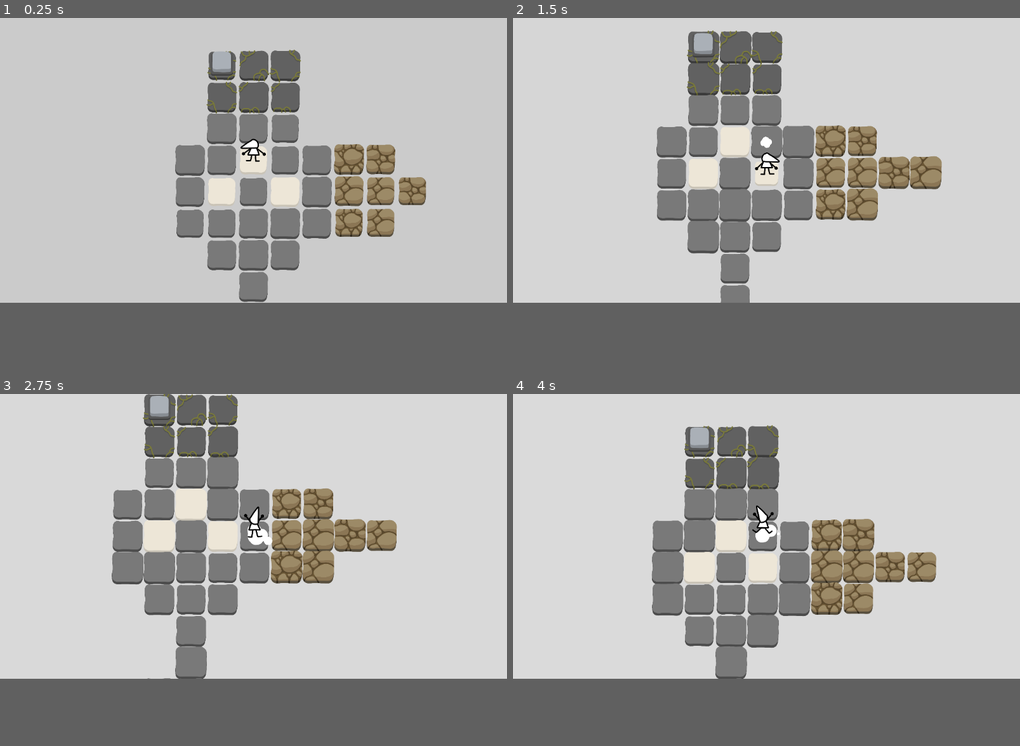
Above: before the commit, frames 1-4 (two rows, left to right).
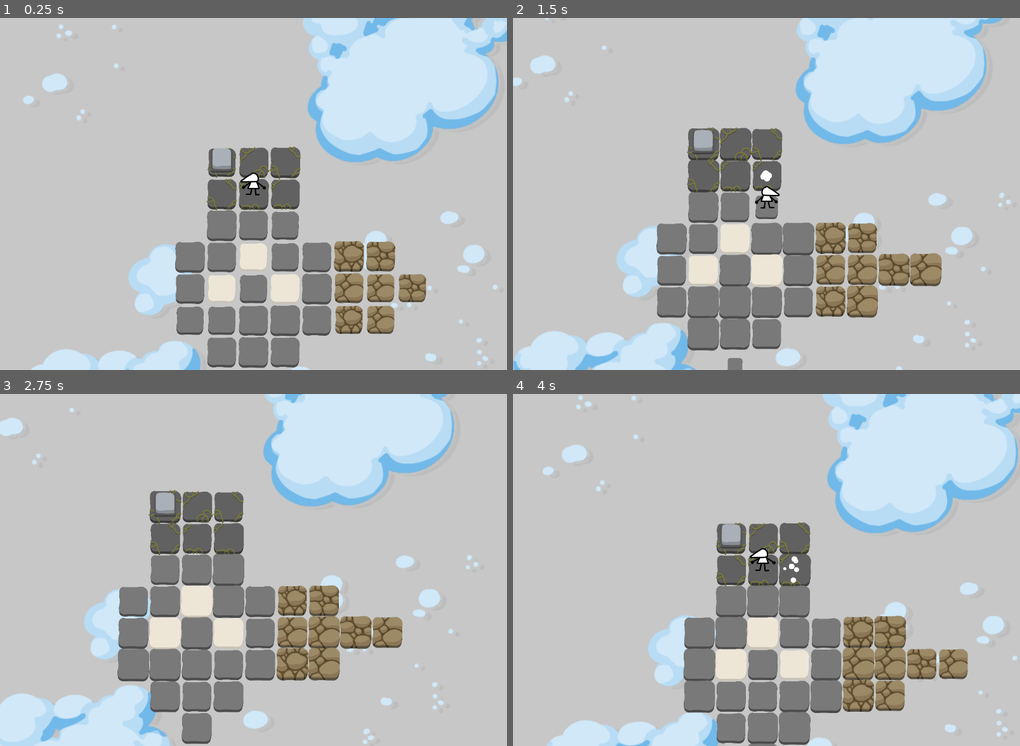
Above: after the commit, the same moments.

Repository: aznoqmous/gameoff-2024
Game: Godot game, scene res://scenes/game.tscn
Same seed, same stepped clock (60 frames per second), same inputs: the game is played once before the commit and once after it.
Inputs:
- Up to frame 1 (0.25 s): no input
- Up to frame 2 (1.5 s): hold Right (MoveRight) 0.53-1.28 s; tap Space (SwitchMode) at 0.6, 1.35 s; hold Down (MoveDown) from 1.28 s (still down)
- Up to frame 3 (2.75 s): release Down (MoveDown) at 2.03 s; hold Right (MoveRight) from 2.03 s (still down); tap Space (SwitchMode) at 2.1 s
- Up to frame 4 (4 s): release Right (MoveRight) at 2.78 s; hold Up (MoveUp) 2.78-3.53 s; tap Space (SwitchMode) at 2.85, 3.6 s; hold Left (MoveLeft) from 3.53 s (still down)
In our replay, the window is 799x449 before the commit and 799x555 after it. These sizes can differ from the game's own. Grey fills any space a smaller window leaves; there, only what the larger window draws over its background counts as a difference.

The runs differ from the first frame. In frame 1, 39% of the frame differs, in the area x 4-100%, y 0-100%; in frame 2, 42%; in frame 3, 42%; in frame 4, 43%, in the area x 5-100%, y 0-100%.

Commit message:
ugly tornado

Diff:
--- a/project.godot
+++ b/project.godot
@@ -18,6 +18,10 @@
 [audio]
 
 buses/default_bus_layout="res://resources/audio/default_bus_layout.tres"
+
+[display]
+
+window/size/viewport_height=800
 
 [input]
 
--- a/scenes/game.tscn
+++ b/scenes/game.tscn
@@ -10,6 +10,7 @@
 [ext_resource type="PackedScene" uid="uid://bdp2lpfyiwu40" path="res://scenes/sign.tscn" id="5_mc1l0"]
 [ext_resource type="PackedScene" uid="uid://b7t2q0dt6xcgn" path="res://scenes/tiles/tile-nature.tscn" id="6_rycf0"]
 [ext_resource type="Texture2D" uid="uid://33dsu0l7bl51" path="res://resources/sprites/symbols/jump.png" id="9_714xr"]
+[ext_resource type="PackedScene" uid="uid://y06bwyn3cqea" path="res://scenes/nature_particles.tscn" id="9_lygld"]
 [ext_resource type="PackedScene" uid="uid://44ius7w12rme" path="res://scenes/levels/level_nature_teacher.tscn" id="10_pwtql"]
 [ext_resource type="PackedScene" uid="uid://7bo0qg6aqda6" path="res://scenes/levels/level_nature_1.tscn" id="12_jfl5y"]
 [ext_resource type="PackedScene" uid="uid://b4loukqvarc2c" path="res://scenes/levels/level_mountain_teacher.tscn" id="13_7d6rc"]
@@ -19,6 +20,8 @@
 [ext_resource type="PackedScene" uid="uid://cqmsxnbricsy5" path="res://scenes/levels/spawn.tscn" id="15_fd4cq"]
 [ext_resource type="PackedScene" uid="uid://db5qlgw6ls16u" path="res://scenes/levels/level_mountain_3.tscn" id="15_ir2oa"]
 [ext_resource type="PackedScene" uid="uid://dcql1w2n5ulgu" path="res://scenes/levels/sanctuary.tscn" id="17_nerxj"]
+[ext_resource type="Script" path="res://scripts/background.gd" id="21_1k5mv"]
+[ext_resource type="Texture2D" uid="uid://bxu6tvve61n07" path="res://resources/sprites/clouds.png" id="21_37r75"]
 
 [node name="Game" type="Node2D"]
 y_sort_enabled = true
@@ -89,10 +92,10 @@
 activators = [NodePath("../../Items/Button")]
 
 [node name="Player" parent="." instance=ExtResource("1_2la08")]
-position = Vector2(1920, -4320)
-sightRadius = 6
+position = Vector2(1920, -4800)
 
 [node name="Sprite2D" type="Sprite2D" parent="Player"]
+visible = false
 modulate = Color(0.780392, 0.780392, 0.780392, 1)
 z_index = -10
 position = Vector2(0, -2.18279e-11)
@@ -105,6 +108,9 @@
 
 [node name="AudioListener2D" type="AudioListener2D" parent="Player"]
 current = true
+
+[node name="NatureParticles" parent="Player" instance=ExtResource("9_lygld")]
+visible = false
 
 [node name="JumpSign" parent="." instance=ExtResource("5_mc1l0")]
 position = Vector2(-14, -2726)
@@ -147,3 +153,17 @@
 
 [node name="Level1" parent="." instance=ExtResource("17_nerxj")]
 position = Vector2(1920, -4080)
+
+[node name="Background" type="Node2D" parent="."]
+script = ExtResource("21_1k5mv")
+
+[node name="ParallaxBackground" type="ParallaxBackground" parent="Background"]
+
+[node name="ParallaxLayer" type="ParallaxLayer" parent="Background/ParallaxBackground"]
+motion_scale = Vector2(0.9, 0.9)
+motion_mirroring = Vector2(4320, 4320)
+
+[node name="Sprite2D" type="Sprite2D" parent="Background/ParallaxBackground/ParallaxLayer"]
+scale = Vector2(4, 4)
+texture = ExtResource("21_37r75")
+centered = false
--- a/scenes/items/button.tscn
+++ b/scenes/items/button.tscn
@@ -1,8 +1,9 @@
-[gd_scene load_steps=8 format=3 uid="uid://dhgprbkhapw2i"]
+[gd_scene load_steps=9 format=3 uid="uid://dhgprbkhapw2i"]
 
 [ext_resource type="Script" path="res://scripts/tile_items/button_tile_item.gd" id="1_e1047"]
 [ext_resource type="Texture2D" uid="uid://b5o4lnmngik5" path="res://resources/sprites/button.png" id="2_3ncbm"]
-[ext_resource type="AudioStream" uid="uid://nbkdgfrr8tuq" path="res://resources/audio/placeholder.wav" id="3_3qq1x"]
+[ext_resource type="AudioStream" uid="uid://dbj22vjp85mvv" path="res://resources/audio/SFX/sfx_switch_on-001.wav" id="3_q6soa"]
+[ext_resource type="AudioStream" uid="uid://dn5i1o8kxb61" path="res://resources/audio/SFX/sfx_switch_off.wav" id="4_qa8dn"]
 
 [sub_resource type="AtlasTexture" id="AtlasTexture_n8fke"]
 atlas = ExtResource("2_3ncbm")
@@ -55,7 +56,7 @@
 shape = SubResource("CircleShape2D_61h34")
 
 [node name="EnterAudio" type="AudioStreamPlayer2D" parent="."]
-stream = ExtResource("3_3qq1x")
+stream = ExtResource("3_q6soa")
 
 [node name="ExitAudio" type="AudioStreamPlayer2D" parent="."]
-stream = ExtResource("3_3qq1x")
+stream = ExtResource("4_qa8dn")
--- a/scenes/items/tornado.tscn
+++ b/scenes/items/tornado.tscn
@@ -1,30 +1,18 @@
-[gd_scene load_steps=7 format=3 uid="uid://rqqiw0dq10kp"]
+[gd_scene load_steps=14 format=3 uid="uid://rqqiw0dq10kp"]
 
 [ext_resource type="Script" path="res://scripts/tile_items/tornado.gd" id="1_cfhno"]
-[ext_resource type="Texture2D" uid="uid://cp4w8dcnfg2xb" path="res://resources/sprites/particle-smoke.png" id="2_nstj3"]
+[ext_resource type="Texture2D" uid="uid://o2m5edjs8fbf" path="res://resources/sprites/tornado.png" id="2_tnkt6"]
 
 [sub_resource type="Animation" id="Animation_4sk8c"]
 resource_name = "Fall"
 length = 0.5
-tracks/0/type = "value"
+tracks/0/type = "method"
 tracks/0/imported = false
 tracks/0/enabled = true
-tracks/0/path = NodePath("Sprite2D:scale")
+tracks/0/path = NodePath(".")
 tracks/0/interp = 1
 tracks/0/loop_wrap = true
 tracks/0/keys = {
-"times": PackedFloat32Array(0, 0.5),
-"transitions": PackedFloat32Array(1, 1),
-"update": 0,
-"values": [Vector2(1, 1), Vector2(1e-05, 1e-05)]
-}
-tracks/1/type = "method"
-tracks/1/imported = false
-tracks/1/enabled = true
-tracks/1/path = NodePath(".")
-tracks/1/interp = 1
-tracks/1/loop_wrap = true
-tracks/1/keys = {
 "times": PackedFloat32Array(0.5),
 "transitions": PackedFloat32Array(1),
 "values": [{
@@ -35,24 +23,62 @@
 
 [sub_resource type="Animation" id="Animation_a4kek"]
 length = 0.001
-tracks/0/type = "value"
-tracks/0/imported = false
-tracks/0/enabled = true
-tracks/0/path = NodePath("Sprite2D:scale")
-tracks/0/interp = 1
-tracks/0/loop_wrap = true
-tracks/0/keys = {
-"times": PackedFloat32Array(0),
-"transitions": PackedFloat32Array(1),
-"update": 0,
-"values": [Vector2(1, 1)]
-}
 
 [sub_resource type="AnimationLibrary" id="AnimationLibrary_qplix"]
 _data = {
 "Fall": SubResource("Animation_4sk8c"),
 "RESET": SubResource("Animation_a4kek")
 }
+
+[sub_resource type="AtlasTexture" id="AtlasTexture_j555q"]
+atlas = ExtResource("2_tnkt6")
+region = Rect2(0, 0, 168, 180)
+
+[sub_resource type="AtlasTexture" id="AtlasTexture_xu77n"]
+atlas = ExtResource("2_tnkt6")
+region = Rect2(168, 0, 168, 180)
+
+[sub_resource type="AtlasTexture" id="AtlasTexture_tjeh5"]
+atlas = ExtResource("2_tnkt6")
+region = Rect2(336, 0, 168, 180)
+
+[sub_resource type="AtlasTexture" id="AtlasTexture_c7qna"]
+atlas = ExtResource("2_tnkt6")
+region = Rect2(504, 0, 168, 180)
+
+[sub_resource type="AtlasTexture" id="AtlasTexture_ukqjr"]
+atlas = ExtResource("2_tnkt6")
+region = Rect2(672, 0, 168, 180)
+
+[sub_resource type="AtlasTexture" id="AtlasTexture_gadm4"]
+atlas = ExtResource("2_tnkt6")
+region = Rect2(840, 0, 168, 180)
+
+[sub_resource type="SpriteFrames" id="SpriteFrames_0kx1n"]
+animations = [{
+"frames": [{
+"duration": 1.0,
+"texture": SubResource("AtlasTexture_j555q")
+}, {
+"duration": 1.0,
+"texture": SubResource("AtlasTexture_xu77n")
+}, {
+"duration": 1.0,
+"texture": SubResource("AtlasTexture_tjeh5")
+}, {
+"duration": 1.0,
+"texture": SubResource("AtlasTexture_c7qna")
+}, {
+"duration": 1.0,
+"texture": SubResource("AtlasTexture_ukqjr")
+}, {
+"duration": 1.0,
+"texture": SubResource("AtlasTexture_gadm4")
+}],
+"loop": true,
+"name": &"default",
+"speed": 5.0
+}]
 
 [sub_resource type="CircleShape2D" id="CircleShape2D_l6e7p"]
 radius = 60.0
@@ -67,10 +93,12 @@
 "": SubResource("AnimationLibrary_qplix")
 }
 
-[node name="Sprite2D" type="Sprite2D" parent="."]
-y_sort_enabled = true
-position = Vector2(0, -47)
-texture = ExtResource("2_nstj3")
+[node name="AnimatedSprite2D" type="AnimatedSprite2D" parent="."]
+position = Vector2(4, -64)
+sprite_frames = SubResource("SpriteFrames_0kx1n")
+autoplay = "default"
+frame_progress = 0.514676
+speed_scale = 2.0
 
 [node name="Area2D" type="Area2D" parent="."]
 
--- a/scenes/levels/spawn.tscn
+++ b/scenes/levels/spawn.tscn
@@ -17,5 +17,4 @@
 [node name="ItemLayer" type="TileMapLayer" parent="."]
 z_index = -2
 position = Vector2(-128, -164.895)
-tile_map_data = PackedByteArray("AAABAAAAAgAAAAAAAAA=")
 tile_set = ExtResource("2_cvj1s")
--- /dev/null
+++ b/scenes/nature_particles.tscn
@@ -0,0 +1,30 @@
+[gd_scene load_steps=5 format=3 uid="uid://y06bwyn3cqea"]
+
+[ext_resource type="Texture2D" uid="uid://vwerwarwcs7h" path="res://resources/sprites/parlticle.png" id="1_kcjhg"]
+
+[sub_resource type="Curve" id="Curve_xdtk2"]
+_data = [Vector2(0, 0), 0.0, 0.0, 0, 0, Vector2(0.0503876, 1), 1.87258, 1.87258, 0, 0, Vector2(1, 0), 0.0, 0.0, 0, 0]
+point_count = 3
+
+[sub_resource type="CurveTexture" id="CurveTexture_xy50d"]
+curve = SubResource("Curve_xdtk2")
+
+[sub_resource type="ParticleProcessMaterial" id="ParticleProcessMaterial_pqu02"]
+particle_flag_disable_z = true
+emission_shape = 3
+emission_box_extents = Vector3(1920, 1080, 1)
+direction = Vector3(0, -1, 0)
+spread = 0.0
+initial_velocity_min = 136.05
+initial_velocity_max = 136.05
+angular_velocity_min = -1.60933e-05
+angular_velocity_max = -1.60933e-05
+gravity = Vector3(0, 0, 0)
+scale_curve = SubResource("CurveTexture_xy50d")
+
+[node name="NatureParticles" type="GPUParticles2D"]
+amount = 4
+process_material = SubResource("ParticleProcessMaterial_pqu02")
+texture = ExtResource("1_kcjhg")
+lifetime = 5.0
+randomness = 1.0
--- a/scenes/player.tscn
+++ b/scenes/player.tscn
@@ -23,6 +23,7 @@
 [ext_resource type="AudioStream" uid="uid://cuvgr8c74v7hi" path="res://resources/audio/SFX/Cast_Loop.wav" id="20_1wtkq"]
 [ext_resource type="AudioStream" uid="uid://8m55qb2w2jes" path="res://resources/audio/SFX/Player_Jump_Rise-001.wav" id="21_7ksjh"]
 [ext_resource type="AudioStream" uid="uid://b1dwob2aiymys" path="res://resources/audio/SFX/Player_Fall-001.wav" id="22_4ak1h"]
+[ext_resource type="AudioStream" uid="uid://bmwagaf2yfeo6" path="res://resources/audio/SFX/Cast_Fail.wav" id="22_8tjp5"]
 
 [sub_resource type="Animation" id="Animation_8ywdh"]
 resource_name = "Cast"
@@ -892,11 +893,6 @@
 [sub_resource type="CircleShape2D" id="CircleShape2D_0tob7"]
 radius = 60.48
 
-[sub_resource type="AudioStreamRandomizer" id="AudioStreamRandomizer_1pwh6"]
-random_pitch = 1.2
-streams_count = 1
-stream_0/stream = ExtResource("15_51yk2")
-
 [sub_resource type="AudioStreamRandomizer" id="AudioStreamRandomizer_o8prq"]
 streams_count = 4
 stream_0/stream = ExtResource("15_o0elb")
@@ -1013,7 +1009,7 @@
 [node name="Audio" type="Node2D" parent="."]
 
 [node name="CastMoveAudio" type="AudioStreamPlayer2D" parent="Audio"]
-stream = SubResource("AudioStreamRandomizer_1pwh6")
+stream = ExtResource("15_51yk2")
 bus = &"SFX"
 
 [node name="CastStartAudio" type="AudioStreamPlayer2D" parent="Audio"]
@@ -1025,7 +1021,7 @@
 bus = &"SFX"
 
 [node name="CastEndAudio" type="AudioStreamPlayer2D" parent="Audio"]
-stream = ExtResource("14_ni1mo")
+stream = ExtResource("22_8tjp5")
 bus = &"SFX"
 
 [node name="MoveImpossibleAudio" type="AudioStreamPlayer2D" parent="Audio"]
--- /dev/null
+++ b/scripts/background.gd
@@ -0,0 +1,6 @@
+extends Node
+
+@onready var parallax_layer: ParallaxLayer = $ParallaxBackground/ParallaxLayer
+
+func _process(delta: float) -> void:
+	parallax_layer.motion_offset += Vector2(20, -10) * delta
--- a/scripts/player.gd
+++ b/scripts/player.gd
@@ -93,7 +93,9 @@
 
 		#move_audio.play()
 		if not isCasting: tile.bump_audio.play()
-		else: cast_move_audio.play()
+		else:
+			cast_move_audio.pitch_scale += 0.1
+			cast_move_audio.play()
 
 		tile.handle_enter_tile()
 		if not tile.breakable : lastFlooredPosition = currentPosition
@@ -236,11 +238,12 @@
 		spellMask[pos.y - min.y][pos.x - min.x] = 1
 		index += 1
 
-
+	var casted = false
 	for spell in spells:
 		for trail in spell.trails:
 			if trail == spellCanvas or trail == spellMask:
 				if spell.has("spell"):
+					casted = true
 					spell.spell.cast(trail)
 
 					var newSpellSymbol : SpellSymbol = baseSymbol.instantiate()
@@ -251,7 +254,7 @@
 					newSpellSymbol.set_text(spell.name)
 					newSpellSymbol.label.position = position
 
-	cast_end_audio.play()
+	if not casted: cast_end_audio.play()
 	clear_cast()
 
 func is_floored():
@@ -275,6 +278,7 @@
 	isCasting = false
 	particles.visible = false
 	animationPlayer.play("Idle")
+	cast_move_audio.pitch_scale = 1
 	cast_loop_audio.stop()
 
 func play_particles():
Not shown, added: resources/audio/SFX/Cast_Fail.wav.import
Binary file added: resources/sprites/TMC_Crimson_Cyclone_Sprite_2.png
Not shown, added: resources/sprites/TMC_Crimson_Cyclone_Sprite_2.png.import
Binary file added: resources/sprites/clouds.png
Not shown, added: resources/sprites/clouds.png.import
Binary file added: resources/sprites/tornado.png
Not shown, added: resources/sprites/tornado.png.import
Not shown: 1 places in scenes/game.tscn that only renumber resources
Not shown, added: resources/audio/SFX/Cast_Fail.wav
Not shown, changed: version_html
